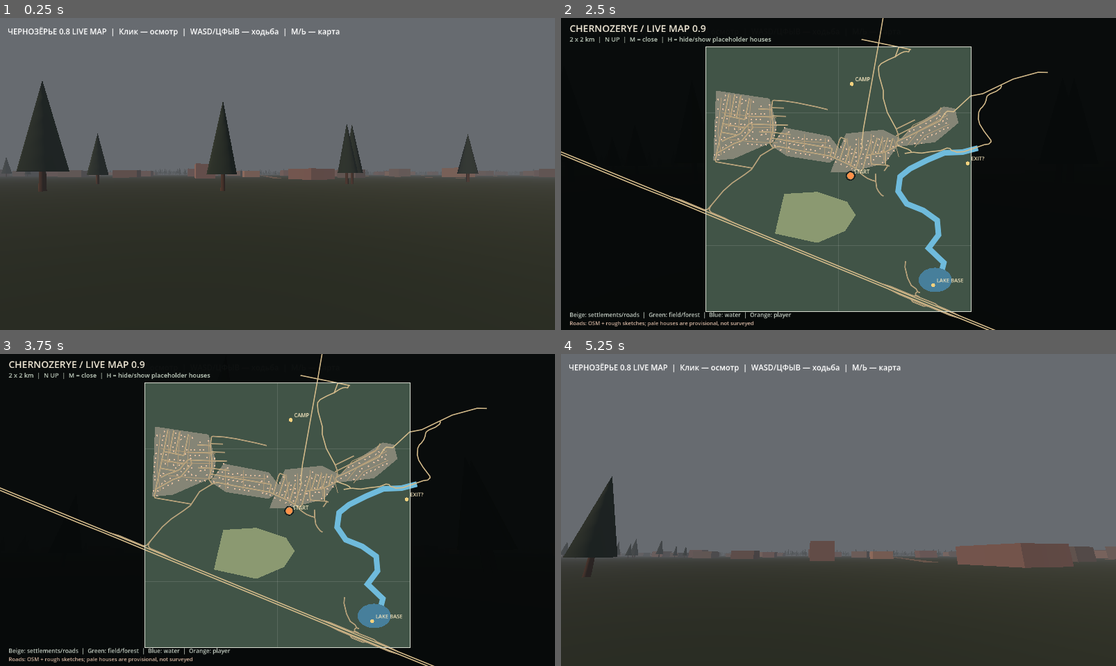
Above: before the commit, frames 1-4 (two rows, left to right).
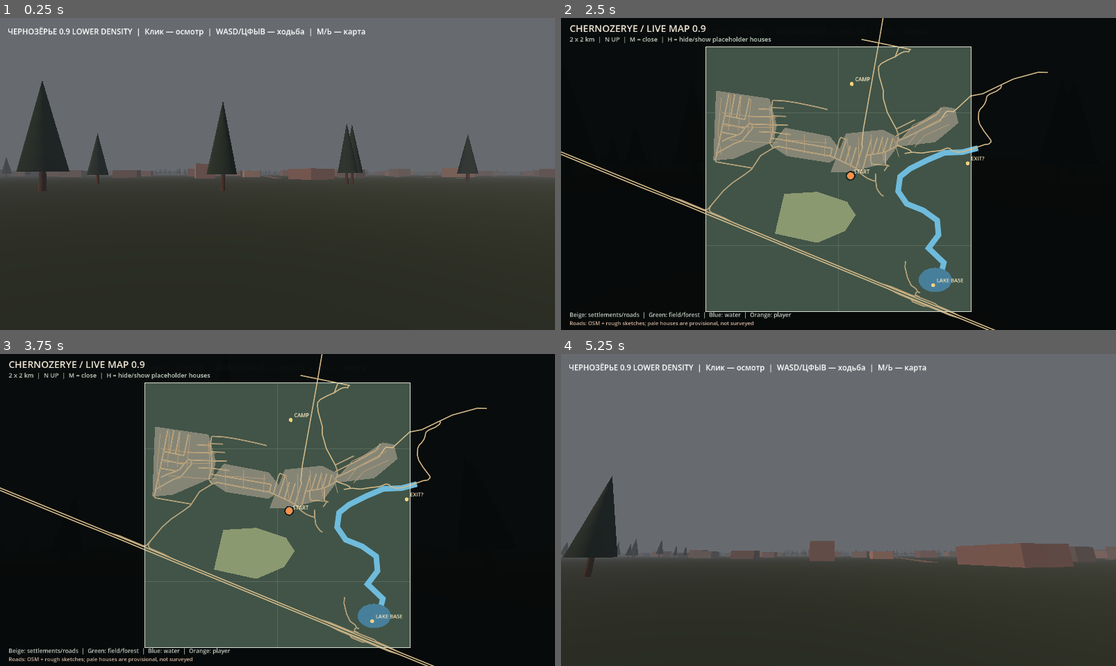
Above: after the commit, the same moments.

Repository: blacklambcult/chernozerye
Game: Godot game, scene res://main.tscn
Two runs of this game, one before a commit and one after it. Both use one fixed random seed, a clock stepped at 60 frames per second and the inputs below.
Inputs (mouse positions are in pixels of both pictures, inside the frame that each line leads up to):
- Up to frame 1 (0.25 s): no input
- Up to frame 2 (2.5 s): tap Enter at 0.5 s; move the mouse to (960, 158) at 0.52 s; hold D 0.53-1.28 s; tap H at 0.6, 1.35, 2.3 s; click (960, 158) at 0.67 s; tap Space at 0.77, 1.52 s; move the mouse to (810, 174) at 1.27 s; hold W from 1.28 s (still down); move the mouse to (849, 167) at 2.02 s; tap M at 2.1 s
- Up to frame 3 (3.75 s): keep holding W; tap Space at 2.75, 3.02 s; move the mouse to (249, 572) at 2.77 s; tap Shift at 2.85 s; click (249, 572) at 2.92 s; tap H at 3.05, 3.6 s; tap Enter at 3.5 s; move the mouse to (316, 513) at 3.52 s
- Up to frame 4 (5.25 s): keep holding W; tap Space at 3.77, 4.25, 4.52 s; move the mouse to (794, 506) at 4.27 s; tap H at 4.35 s; tap Enter at 5 s; move the mouse to (844, 510) at 5.02 s; tap M at 5.1 s; click (844, 510) at 5.17 s

The runs differ from the first frame. In frame 1, 0.6% of the frame differs, in the area x 11-66%, y 3-7%; in frame 2, 0.2%; in frame 3, 0.2%; in frame 4, 0.6%.

Commit message:
feat: live map house visibility toggle and update version text

Diff:
--- a/godot/world.gd
+++ b/godot/world.gd
@@ -140,7 +140,7 @@
 func _create_label() -> void:
     var layer := CanvasLayer.new()
     var label := Label.new()
-    label.text = "ЧЕРНОЗЁРЬЕ 0.8 LIVE MAP  |  Клик — осмотр  |  WASD/ЦФЫВ — ходьба  |  M/Ь — карта"
+    label.text = "ЧЕРНОЗЁРЬЕ 0.9 LOWER DENSITY  |  Клик — осмотр  |  WASD/ЦФЫВ — ходьба  |  M/Ь — карта"
     label.position = Vector2(16, 16)
     layer.add_child(label)
     add_child(layer)
@@ -316,3 +316,7 @@
             if overview_layer.visible:
                 Input.mouse_mode = Input.MOUSE_MODE_VISIBLE
             get_viewport().set_input_as_handled()
+        elif overview_layer.visible and (event.physical_keycode == KEY_H or event.keycode == KEY_H or (event.unicode != 0 and char(event.unicode).to_lower() == "р")):
+            map_panel.set("show_houses", not bool(map_panel.get("show_houses")))
+            map_panel.queue_redraw()
+            get_viewport().set_input_as_handled()
